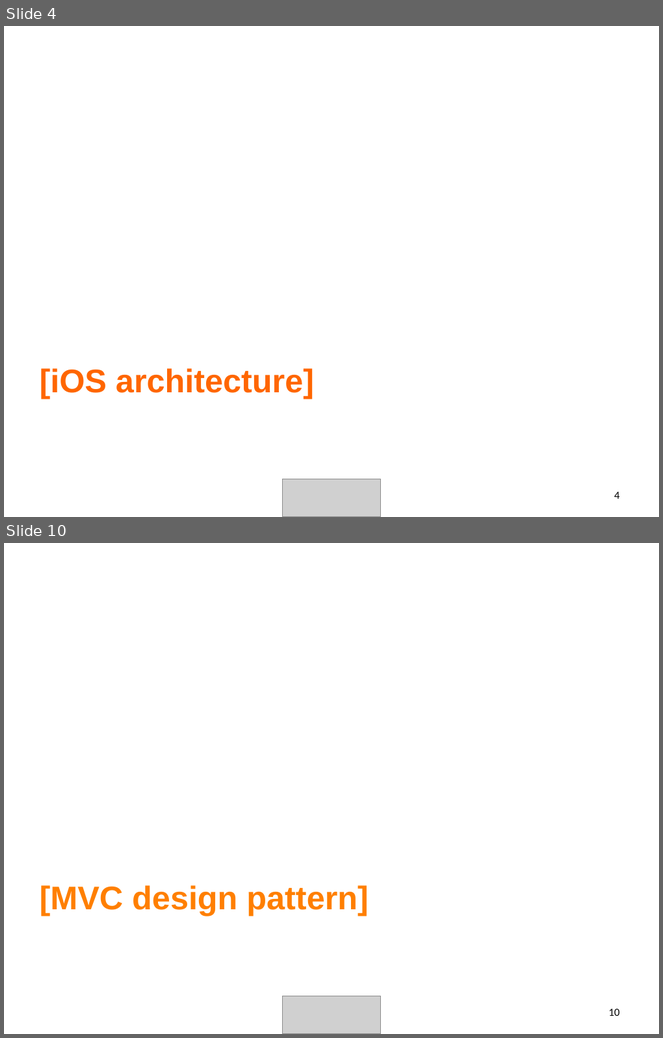
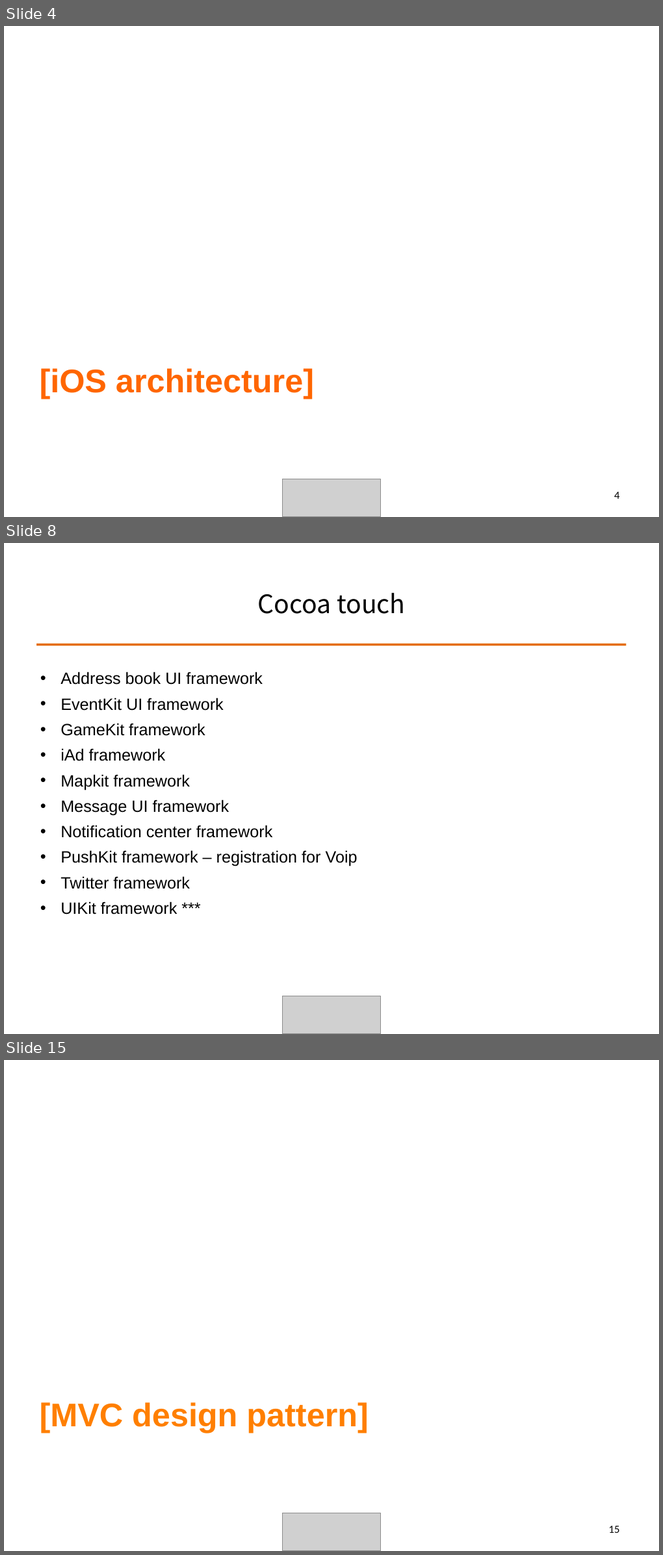
Before and after one commit to ALPHACamp/Camp-3-iOS-Dev, a slide deck: Class presentation/Week2 - Shyne/10-13-2014.ppt. Shown one above the other, each under a label of ours: slides 4 and 10 before the commit, slides 4, 8 and 15 after it; the slides between them are not shown. The pictures are 663x1038 and 663x1555 pixels, drawn with LibreOffice and Linux fonts; fonts in the diff are those of the drawing; grey boxes stand for pictures. Boxes give left, top, right and bottom in pixels: in the first picture for what was removed or moved away, otherwise in the second. Text is boxed around its words. In the diff, an @@ line names an element or a change of style, - is before the commit and + after.

```diff
--- a/Class presentation/Week2 - Shyne/10-13-2014.ppt
+++ b/Class presentation/Week2 - Shyne/10-13-2014.ppt
@@ slide 8 added at <box>4,543,659,1034</box>, background #FFFFFF @@
@@ title added at <box>258,592,405,614</box>, 28 pt, text #000000 @@
+Cocoa touch
@@ line added from (36, 644) to (627, 644), #E46C0A 2.49 pt @@
@@ text added at <box>61,672,358,915</box>, 18 pt, text #000000 @@
+• Address book UI framework
+• EventKit UI framework
+• GameKit framework
+• iAd framework
+• Mapkit framework
+• Message UI framework
+• Notification center framework
+• PushKit framework – registration for Voip
+• Twitter framework
+• UIKit framework ***
@@ picture added at <box>282,997,381,1034</box> @@
@@ what was slide 10 is now slide 15 @@
@@ page number at <box>609,1526,620,1533</box>: text changed @@
-10
+15
```
Also in this commit, not shown: 2 slides changed, 14 other slides added, 8 slides removed, 3 other files.
